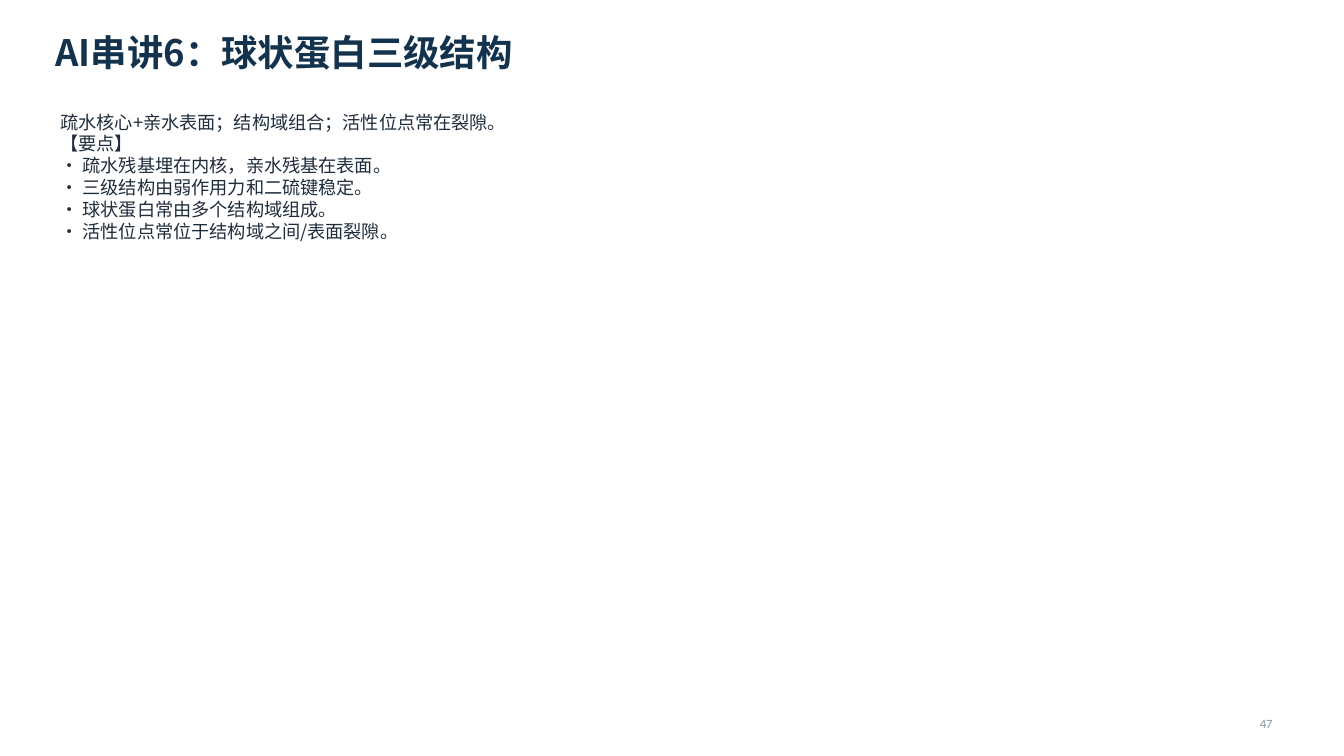
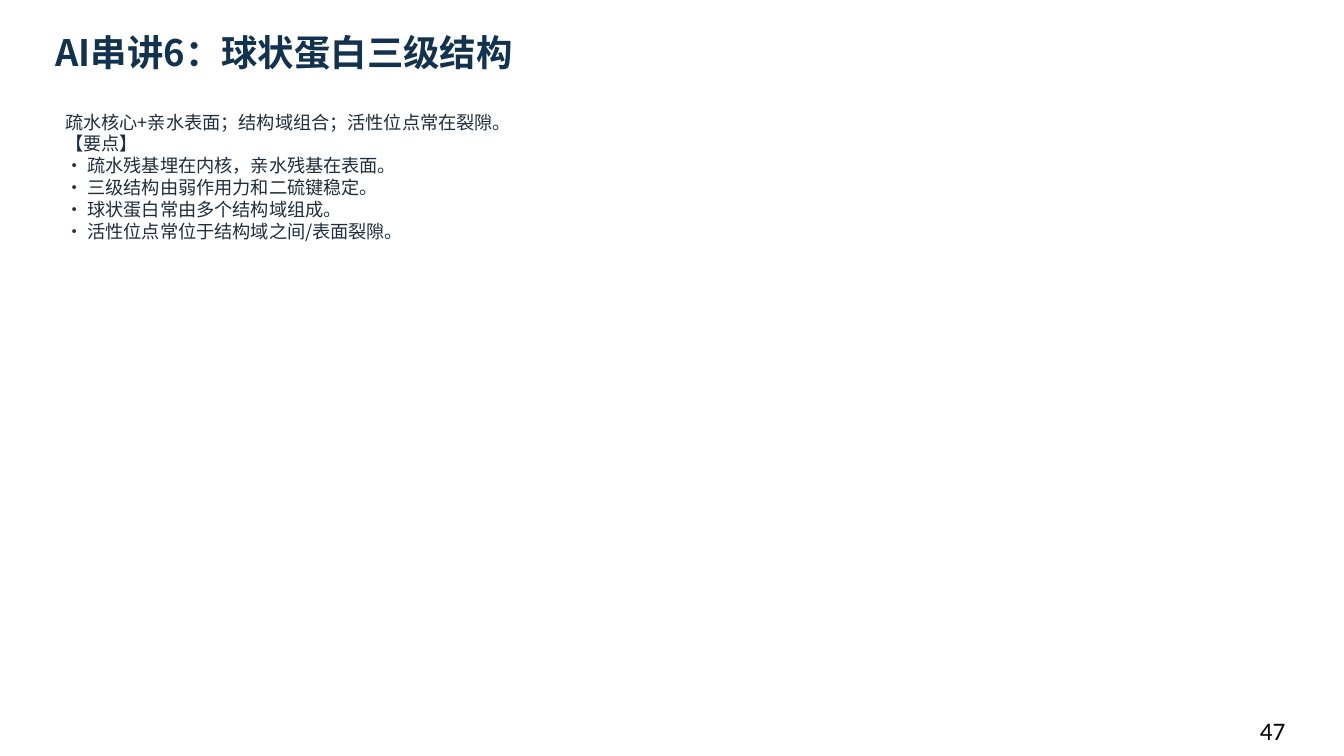
Before and after one commit to newkan-li/Biochemistry, a slide deck: slide 47 of downloads/bc03-ai-style.pptx. Drawn at 1344x756 pixels with LibreOffice and Linux fonts; fonts in the diff are those of the drawing. Boxes give left, top, right and bottom in pixels: in the first picture for what was removed or moved away, otherwise in the second. Text is boxed around its words. In the diff, an @@ line names an element or a change of style, - is before the commit and + after.

```diff
--- a/downloads/bc03-ai-style.pptx
+++ b/downloads/bc03-ai-style.pptx
@@ text "疏水核心+亲水表面；结构域组合；活性位点常在裂隙。 【要点】 • 疏水残基埋在内核，亲水残基在表面。 • ...": place and size @@
-text "疏水核心+亲水表面；结构域组合；活性位点常在裂隙。 【要点】 • 疏水残基埋在内核，亲水残基在表面。 • ..." at box(60, 113, 506, 242)
+text "疏水核心+亲水表面；结构域组合；活性位点常在裂隙。 【要点】 • 疏水残基埋在内核，亲水残基在表面。 • ..." at box(65, 113, 511, 242)
@@ text "47" at box(1260, 723, 1286, 740): size 9 to 18 pt, text colour #8C96A0 to #000000 @@
```
Also in this commit, not shown: 75 other slides changed, 5 slides added, 10 other files.
